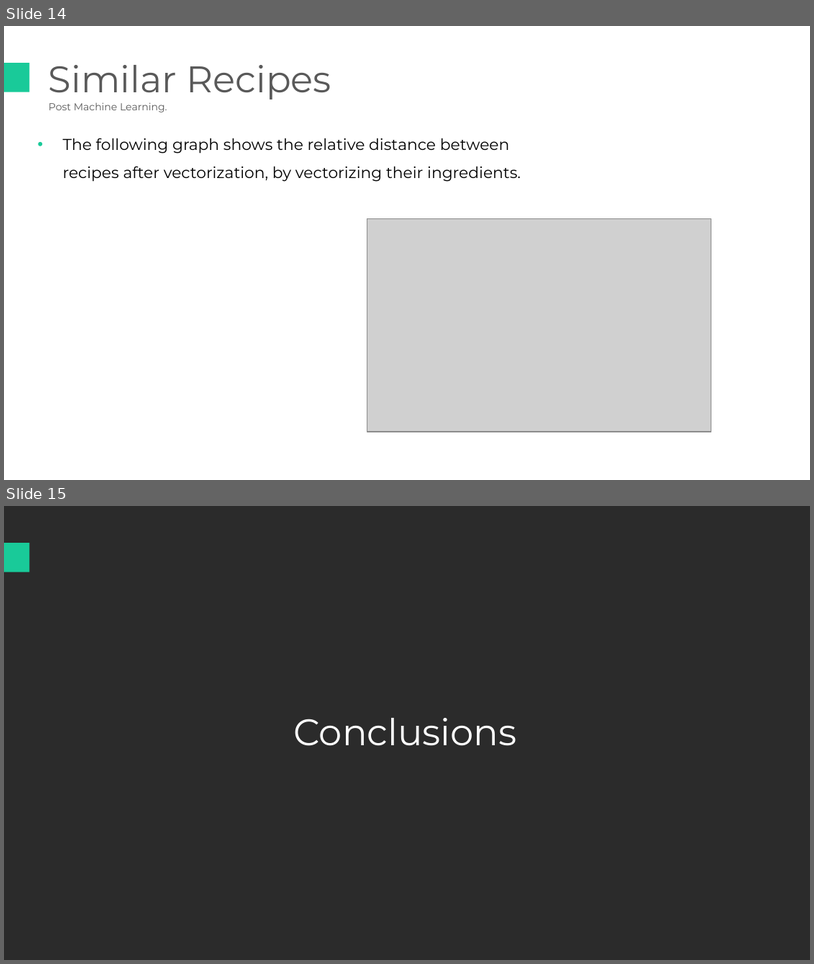
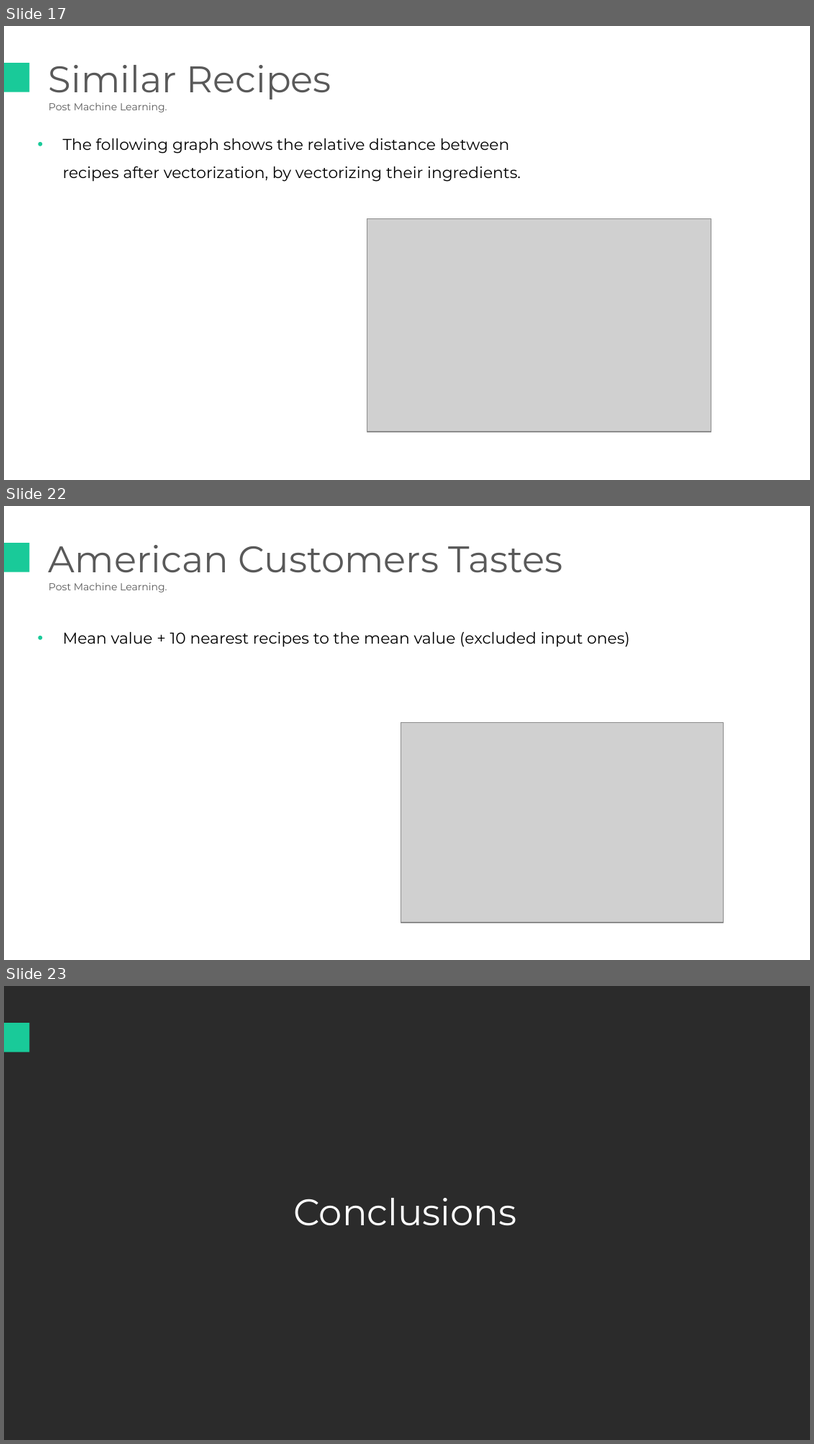
Before and after one commit to tuxiqae/Friecipe, a slide deck: Data Scince - Fricipe.pptx. Shown one above the other, each under a label of ours: slides 14 and 15 before the commit, slides 17, 22 and 23 after it; the slides between them are not shown. The pictures are 814x964 and 814x1444 pixels, drawn with LibreOffice and Linux fonts; fonts in the diff are those of the drawing; grey boxes stand for pictures; background and template pictures are left out; a plain dark background stands for a picture behind light text. Boxes give left, top, right and bottom in pixels: in the first picture for what was removed or moved away, otherwise in the second. Text is boxed around its words. In the diff, an @@ line names an element or a change of style, - is before the commit and + after.

```diff
--- a/Data Scince - Fricipe.pptx
+++ b/Data Scince - Fricipe.pptx
@@ slide 22 added at (4, 506, 810, 960), background #FFFFFF @@
@@ rectangle added at (4, 543, 30, 572), fill #19CA99 @@
@@ text added at (49, 545, 563, 592), 33 pt, text #595959 @@
+American Customers Tastes
+Post Machine Learning.
@@ text added at (63, 631, 630, 647), 14 pt, text #000000 @@
+• Mean value + 10 nearest recipes to the mean value (excluded input ones)
@@ picture added at (401, 722, 723, 922) @@
@@ what was slide 14 is now slide 17 @@
@@ what was slide 15 is now slide 23 @@
```
Also in this commit, not shown: 2 slides changed, 7 other slides added, 3 other files.
